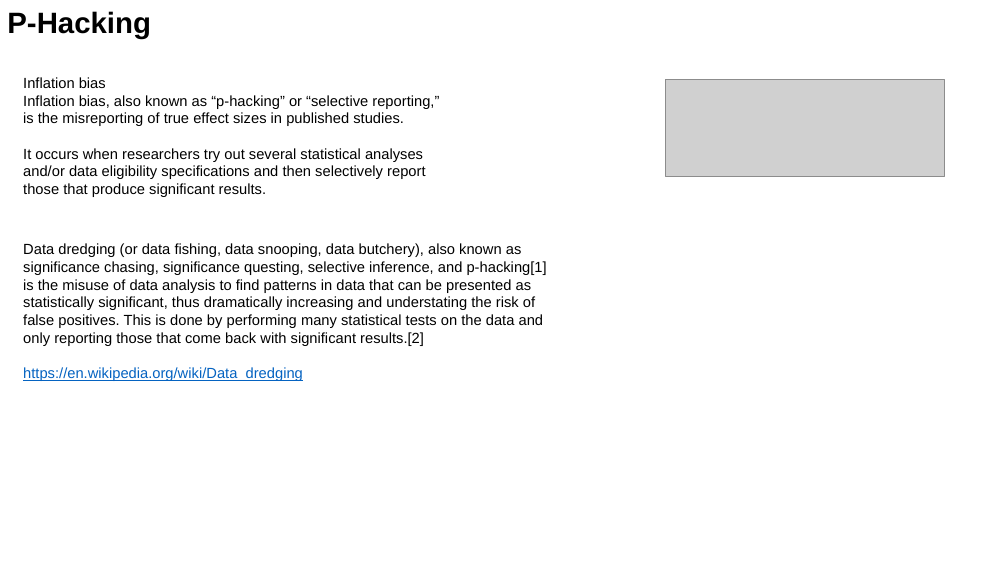
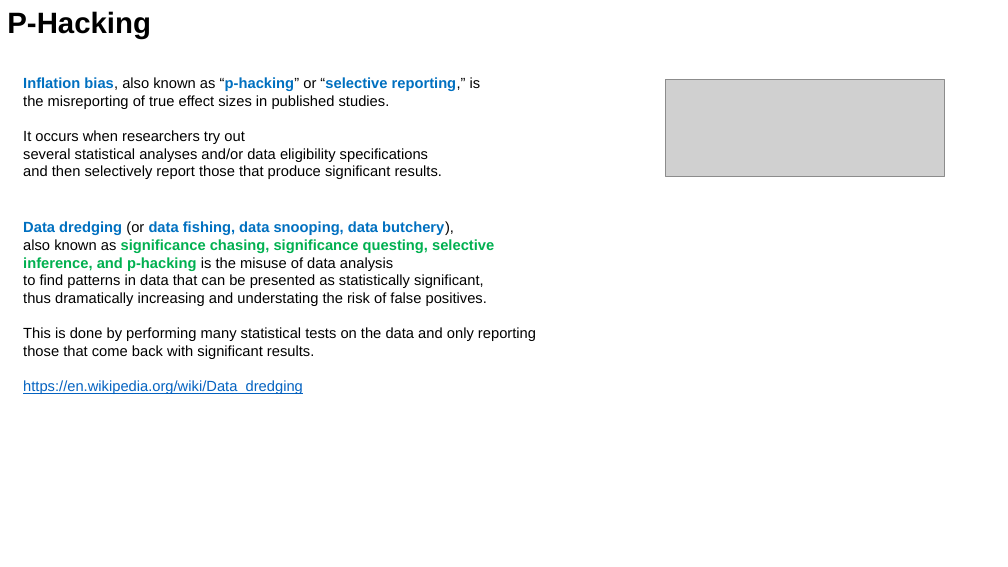
Before and after one commit to lselector/ml_ai_doc, a slide deck: slide 3 of statistics_15_lies_paradoxes.pptx (slide 2 before the commit). Drawn at 1008x567 pixels with LibreOffice and Linux fonts; fonts in the diff are those of the drawing; grey boxes stand for pictures. Boxes give left, top, right and bottom in pixels: in the first picture for what was removed or moved away, otherwise in the second. Text is boxed around its words. In the diff, an @@ line names an element or a change of style, - is before the commit and + after.

```diff
--- a/statistics_15_lies_paradoxes.pptx
+++ b/statistics_15_lies_paradoxes.pptx
@@ text at box(23, 77, 106, 88): paragraph removed @@
-Inflation bias
@@ text at box(23, 77, 481, 109): text colour #000000 to #0070C0, bold on in "Inflation bias, “p-hacking” “selective reporting,”" @@
@@ text at box(23, 130, 442, 179): text changed @@
-It occurs when researchers try out several statistical analyses and/or data eligibility specifications and then selectively report those that produce significant results.
+It occurs when researchers try out
+several statistical analyses and/or data eligibility specifications
+and then selectively report those that produce significant results.
@@ text "Data dredging (or data fishing, ...": place and size @@
-text "Data dredging (or data fishing, ..." at box(23, 243, 547, 381)
+text "Data dredging (or data fishing, ..." at box(23, 221, 536, 394)
@@ text at box(23, 221, 536, 359): text changed @@
-Data dredging (or data fishing, data snooping, data butchery), also known as significance chasing, significance questing, selective inference, and p-hacking[1] is the misuse of data analysis to find patterns in data that can be presented as statistically significant, thus dramatically increasing and understating the risk of false positives. This is done by performing many statistical tests on the data and only reporting those that come back with significant results.[2]
+Data dredging (or data fishing, data snooping, data butchery),
+also known as significance chasing, significance questing, selective inference, and p-hacking is the misuse of data analysis
+to find patterns in data that can be presented as statistically significant,
+thus dramatically increasing and understating the risk of false positives.
+This is done by performing many statistical tests on the data and only reporting those that come back with significant results.
```
Also in this commit, not shown: 1 other slide changed, 5 slides added, 2 other files.
